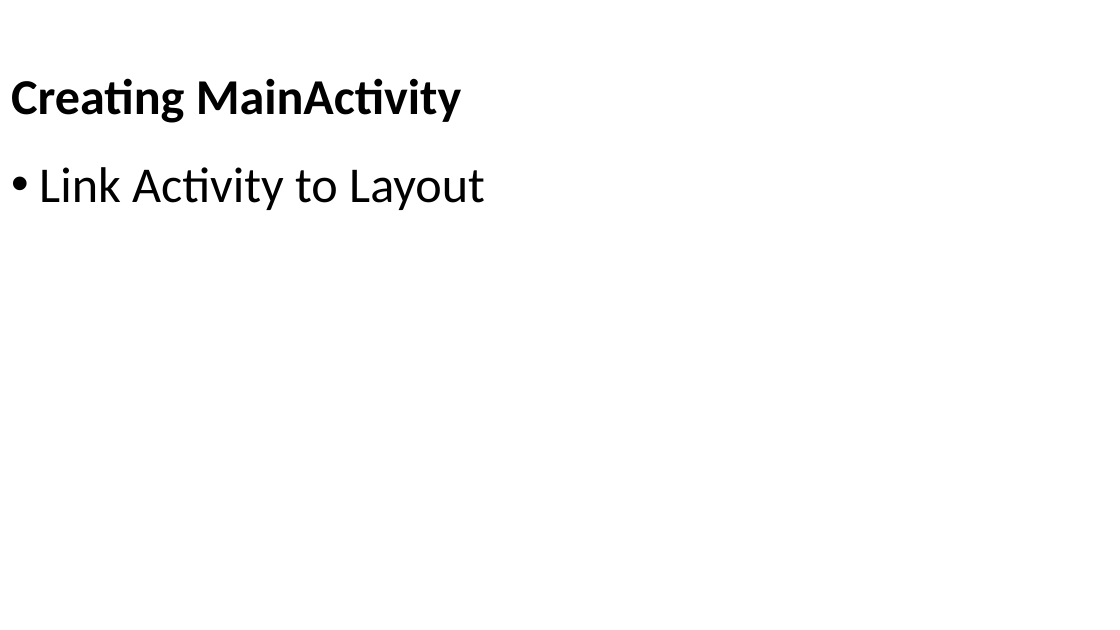
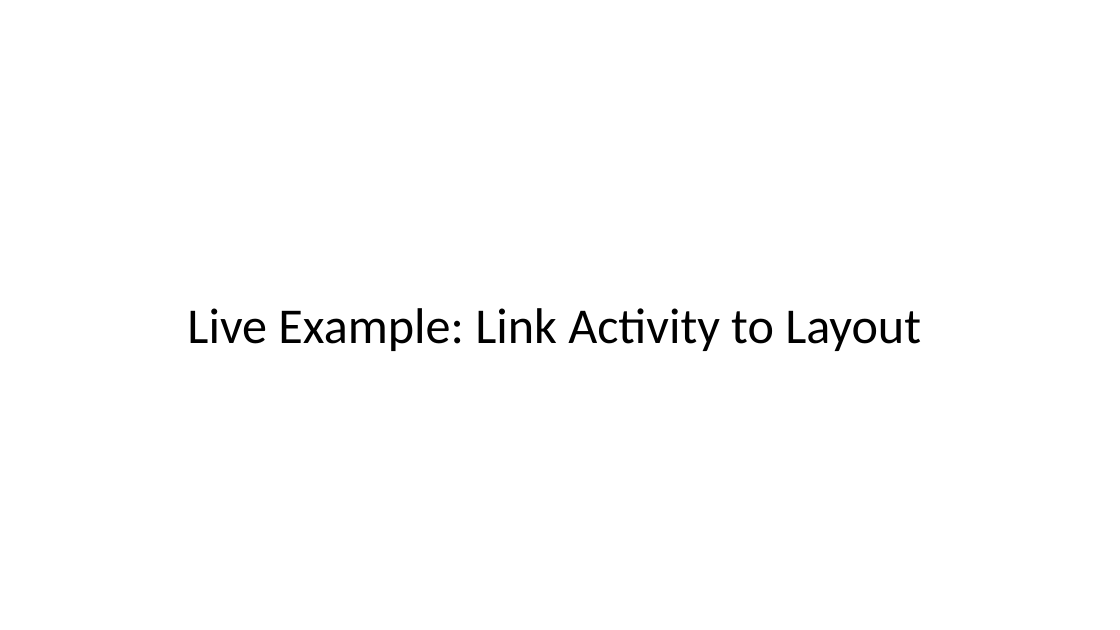
Before and after one commit to Batch-xx/Android-Lunch-Learn, a slide deck: slide 24 of slides/Android Studio_Activities_Fragments.pptx (slide 26 before the commit). Drawn at 1120x630 pixels with LibreOffice and Linux fonts; fonts in the diff are those of the drawing; background and template pictures are left out. Boxes give left, top, right and bottom in pixels: in the first picture for what was removed or moved away, otherwise in the second. Text is boxed around its words. In the diff, an @@ line names an element or a change of style, - is before the commit and + after.

```diff
--- a/slides/Android Studio_Activities_Fragments.pptx
+++ b/slides/Android Studio_Activities_Fragments.pptx
@@ title removed at [11,78,461,123] @@
-Creating MainActivity
@@ text at [187,308,921,351]: text changed @@
-• Link Activity to Layout
+Live Example: Link Activity to Layout
```
Also in this commit, not shown: 14 other slides changed, 11 slides added, 3 slides removed, 7 other files.
